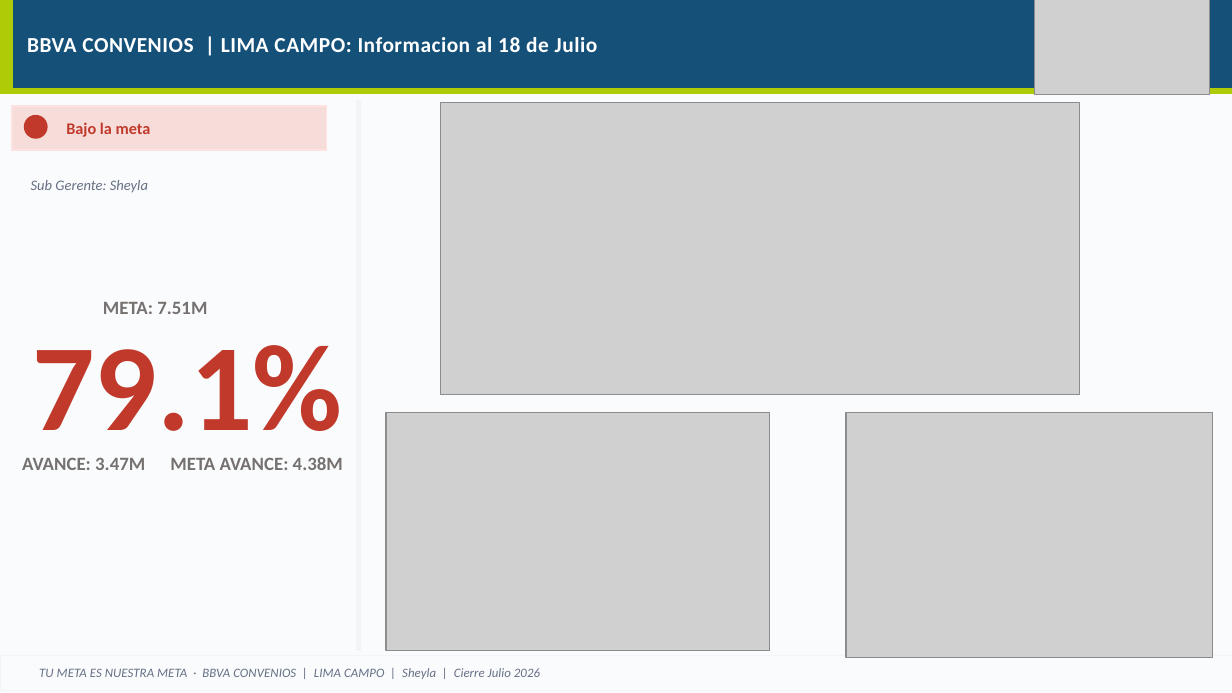
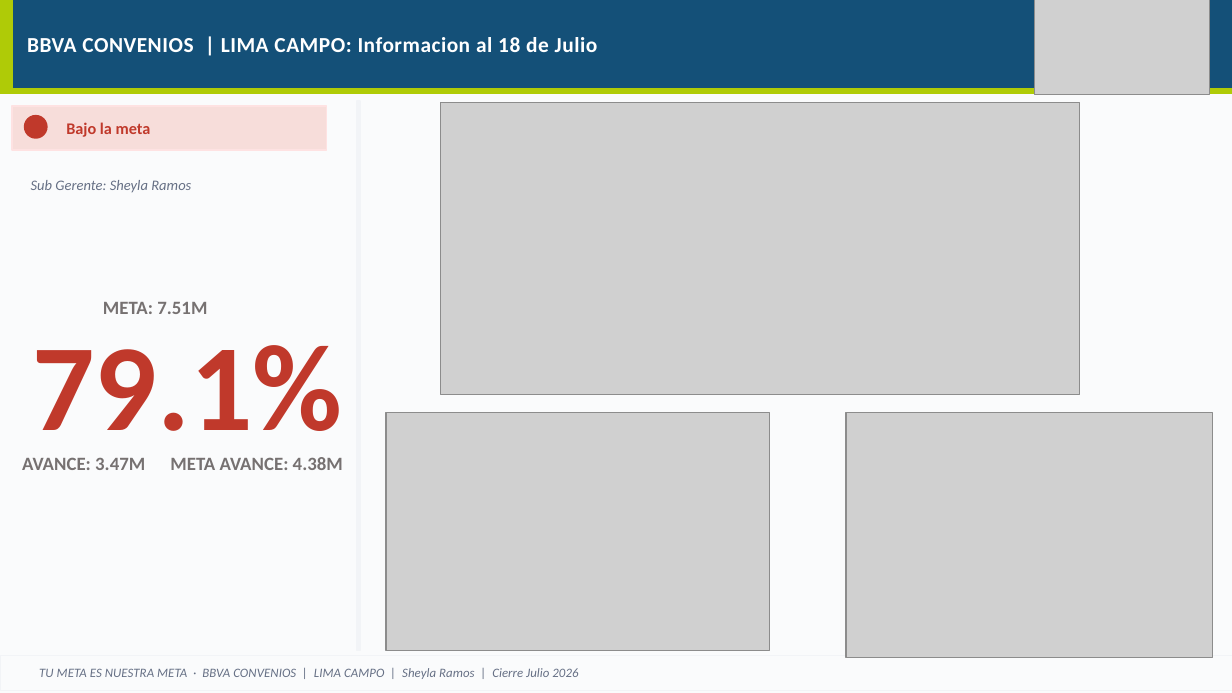
Before and after one commit to piere0405/streamlit_app, a slide deck: slide 41 of plantilla_campanias.pptx (slide 40 before the commit). Drawn at 1232x693 pixels with LibreOffice and Linux fonts; fonts in the diff are those of the drawing; grey boxes stand for pictures. Boxes give left, top, right and bottom in pixels: in the first picture for what was removed or moved away, otherwise in the second. Text is boxed around its words. In the diff, an @@ line names an element or a change of style, - is before the commit and + after.

```diff
--- a/plantilla_campanias.pptx
+++ b/plantilla_campanias.pptx
@@ text at <box>31,180,191,192</box>: text changed @@
-Sub Gerente: Sheyla
+Sub Gerente: Sheyla Ramos
@@ text at <box>39,668,578,679</box>: text changed @@
-TU META ES NUESTRA META · BBVA CONVENIOS | LIMA CAMPO | Sheyla | Cierre Julio 2026
+TU META ES NUESTRA META · BBVA CONVENIOS | LIMA CAMPO | Sheyla Ramos | Cierre Julio 2026
```
Also in this commit, not shown: 10 other slides changed, 21 slides added, 5 other files.
